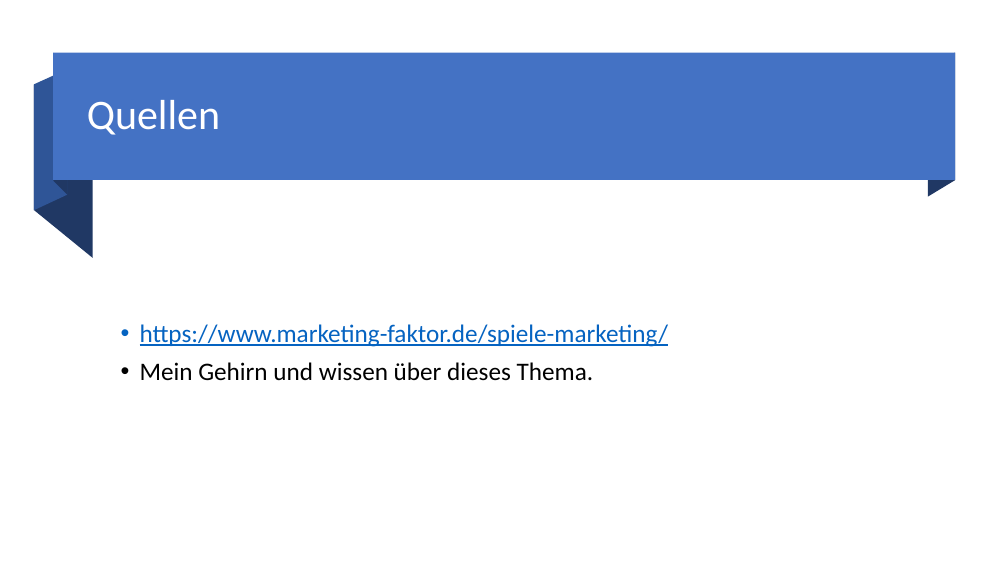
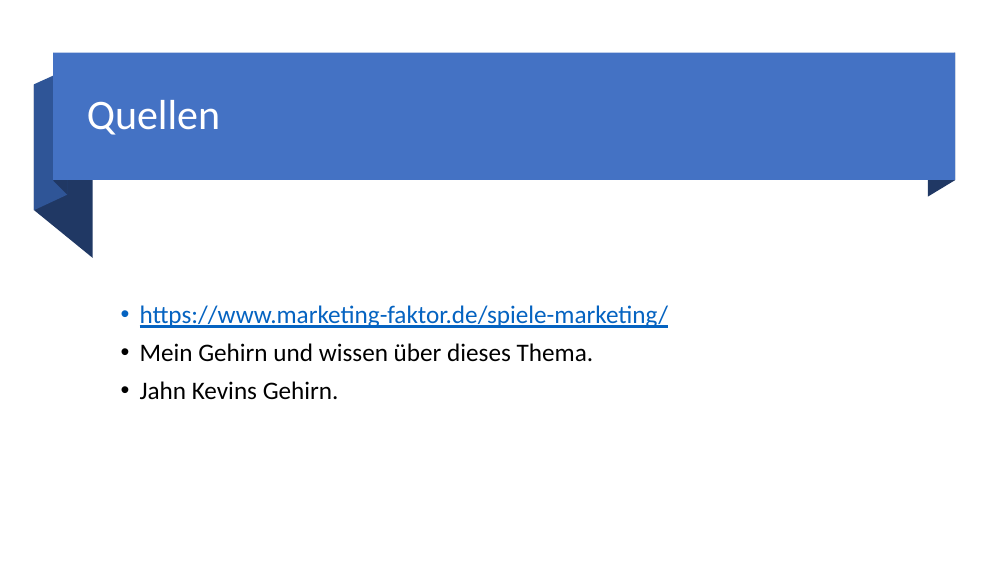
Before and after one commit to FragonGamer/ishjarta, a slide deck: slide 10 of Vermarktung des Spieles_Ishjarta.pptx. Drawn at 1008x567 pixels with LibreOffice and Linux fonts; fonts in the diff are those of the drawing. Boxes give left, top, right and bottom in pixels: in the first picture for what was removed or moved away, otherwise in the second. Text is boxed around its words. In the diff, an @@ line names an element or a change of style, - is before the commit and + after.

```diff
--- a/Vermarktung des Spieles_Ishjarta.pptx
+++ b/Vermarktung des Spieles_Ishjarta.pptx
@@ text at (140,381,339,400): paragraph added @@
+• Jahn Kevins Gehirn.
```
Also in this commit, not shown: 4 other slides changed.
